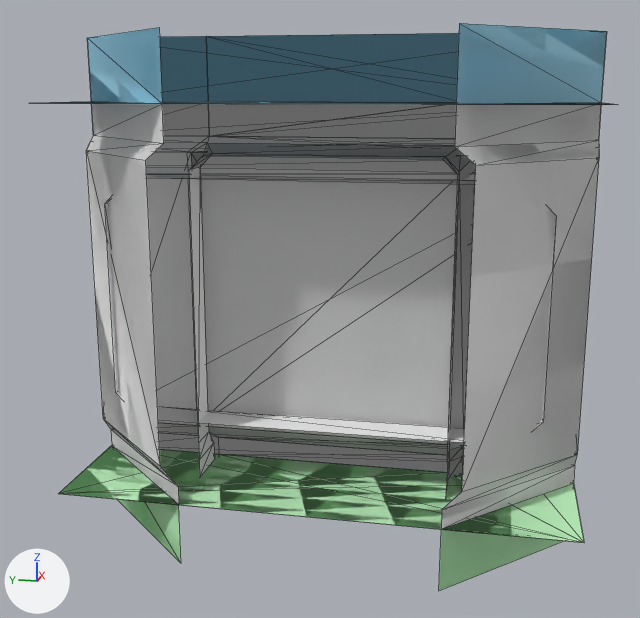
One commit to the FBX model Unity/Assets/Models/Tiles/All Modular Peices.fbx: the scene before it, then after it.
One viewpoint serves both versions: a 50 mm lens placed at (-0.0793, -0.0129, 0.0358), pointed at (-0.0014, 0.0027, 0.0164). The axes (+X, +Y, +Z) are drawn at lower left. The lights are the same throughout. Mesh edges are drawn as thin lines. Where no turn or scale is listed for an object, it has been applied to the vertices. Vertices at the same position are counted once.

Names of what the first picture shows: 'Interior_Ceiling_Hall', 'Interior_Ceiling_Inverse_Corner_Cap_3', 'Interior_Ceiling_Inverse_Corner_Cap_4', 'Interior_Floor_Cell', 'Interior_Floor_Inverse_Corner_Cap_3', 'Interior_Wall_Cell', 'Interior_Wall_Corner', 'Interior_Wall_Edge', 'Interior_Wall_Edge_Door_East', 'Interior_Wall_Edge_Window_East', 'Interior_Wall_Inverse_Corner_Cap_3', 'Interior_Wall_Inverse_Corner_Cap_4'.
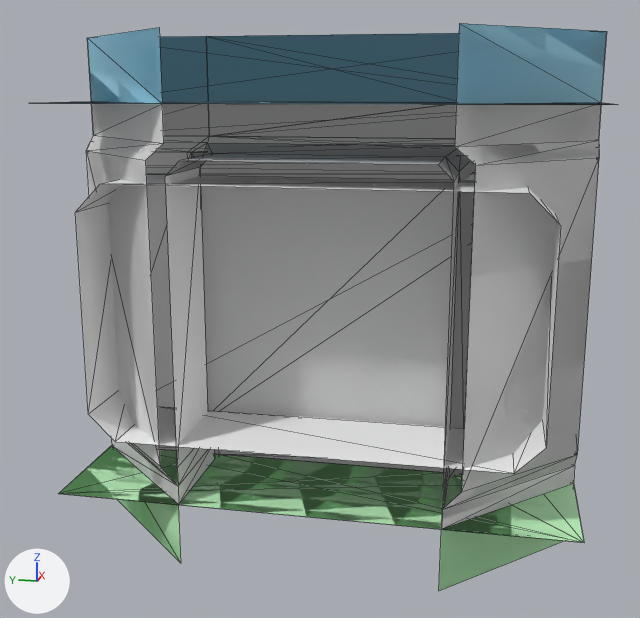
Boxes [x1, y1, x2, y2] around the edits, measured in the pictures (640 x 618 px; the box of a moved part takes in the faces that stretch with it):
'Interior_Wall_Edge_Window_East', reshaped (8% wider)
    before: [105, 104, 556, 473]
    after: [75, 104, 561, 473]
'Interior_Wall_Edge_Door_East', reshaped
    before: [146, 104, 475, 495]
    after: [146, 104, 475, 509]
part 1 of me_mesh_001, moved or reshaped
    before: [105, 174, 556, 443]
    after: [75, 174, 561, 473]
part 2 of me_mesh, moved or reshaped
    before: [189, 153, 459, 495]
    after: [165, 153, 459, 509]

The change, as a diff of the scene's bpy script:
```diff
--- a/Unity/Assets/Models/Tiles/All Modular Peices.fbx.py
+++ b/Unity/Assets/Models/Tiles/All Modular Peices.fbx.py
@@ me_mesh @@
 me_mesh.from_pydata(...)  # 48 vertices, 64 faces; spans x -0.015..-0.01, y -0.02..0.02, z 0.005..0.035
 # used by ob_interior_wall_edge_door_east; location = (0.0, 0.0, 0.0)
+# me_mesh part 2: all 10 vertices in x -0.015, y -0.01..0.01, z 0.005..0.0311 are moved by (-0.005, 0.0, 0.0)
 me_mesh.materials.append(mat_interior_texture_me)
@@ me_mesh_001 @@
 me_mesh_001.from_pydata(...)  # 36 vertices, 52 faces; spans x -0.015..-0.01, y -0.02..0.02, z 0.005..0.035
 # used by ob_interior_wall_edge_window_east; location = (0.0, 0.0, 0.0)
 # before: 12 (-0.015, 0.0149, 0.0098), 13 (-0.015, 0.017, 0.0119) at pixel (115, 392), 14 (-0.015, 0.017, 0.0273) at pixel (104, 203), 15 (-0.015, 0.0149, 0.0294), 16 (-0.015, -0.0149, 0.0294)
 # before: 17 (-0.015, -0.017, 0.0273) at pixel (556, 215), 18 (-0.015, -0.017, 0.0119) at pixel (543, 422), 19 (-0.015, -0.0149, 0.0098)
+# me_mesh_001 part 1
+for i in [*range(12, 20)]: me_mesh_001.vertices[i].co += Vector((-0.005, 0.0, 0.0))
 me_mesh_001.materials.append(mat_interior_texture_me)
```
